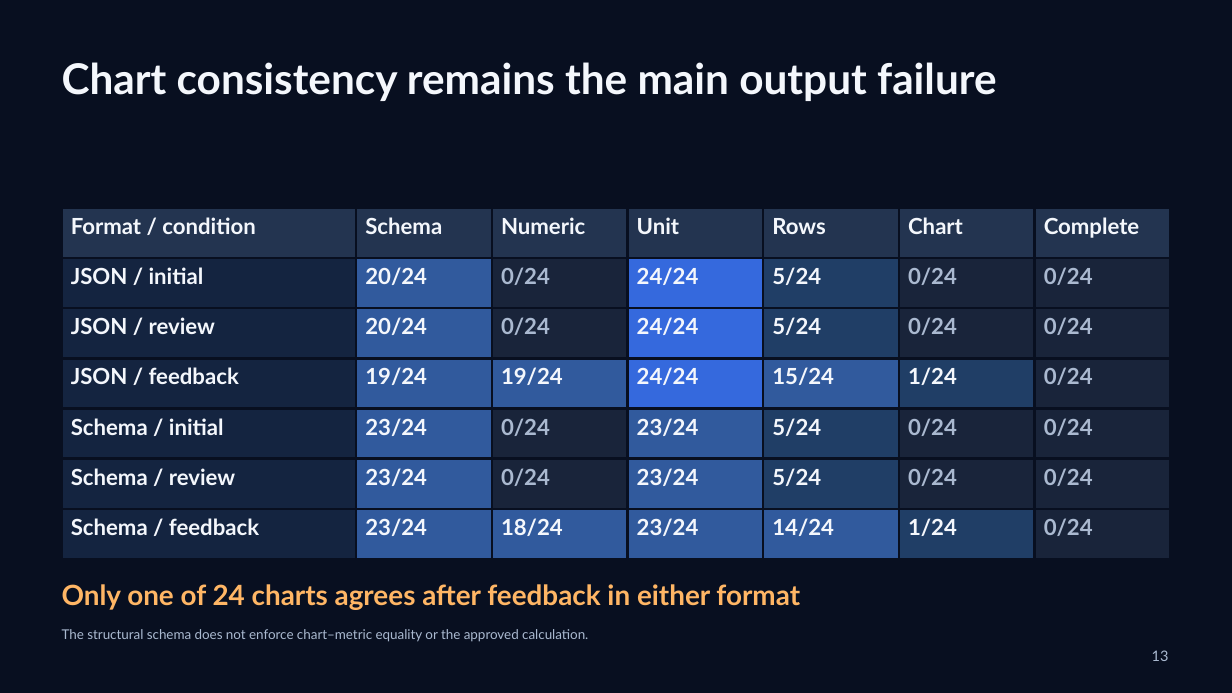
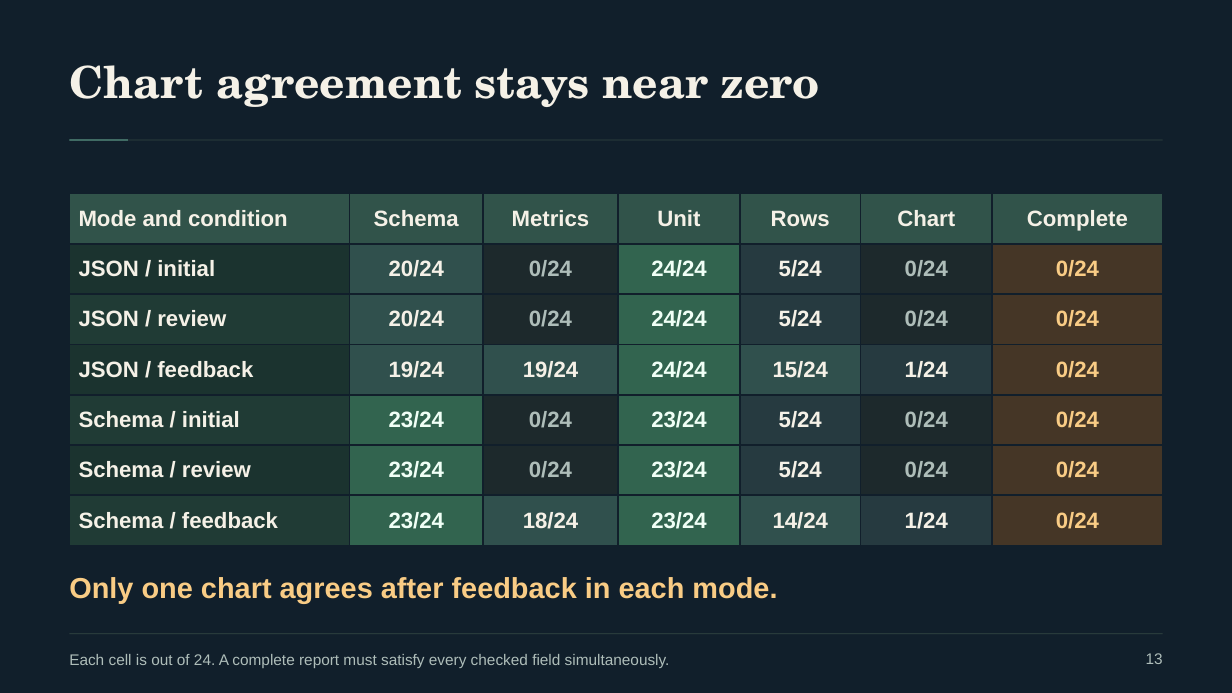
Before and after one commit to naazzarov/trustverify-ai-analysis, a slide deck: slide 13 of presentation/TrustVerify-Dark-Defense.pptx. Drawn at 1232x693 pixels with LibreOffice and Linux fonts; fonts in the diff are those of the drawing. Boxes give left, top, right and bottom in pixels: in the first picture for what was removed or moved away, otherwise in the second. Text is boxed around its words. In the diff, an @@ line names an element or a change of style, - is before the commit and + after.

```diff
--- a/presentation/TrustVerify-Dark-Defense.pptx
+++ b/presentation/TrustVerify-Dark-Defense.pptx
@@ background #080F20 to #111F2B @@
@@ text removed at [62, 62, 996, 101] @@
-Chart consistency remains the main output failure
@@ text added at [69, 65, 820, 107], 34.5 pt, text #F5F1E7, bold @@
+Chart agreement stays near zero
@@ rectangle added at [69, 140, 1163, 140], fill #354944 @@
@@ rectangle added at [69, 140, 128, 140], fill #81DFC0 @@
@@ table at [69, 193, 1163, 545] @@
-row 1, column 1: Format / condition
+row 1, column 1: Mode and condition
-row 1, column 3: Numeric
+row 1, column 3: Metrics
@@ fill #233450 to #31534A in row 1 @@
@@ fill #142440 to #1B332F in 3 cells @@
@@ fill #315A9D to #30504D in 7 cells @@
@@ fill #19243A to #1D292C in 8 cells @@
@@ fill #3569DD to #32644F in 3 cells @@
@@ fill #203E66 to #263A40 in 6 cells @@
@@ fill #19243A to #453626 in 6 cells @@
@@ fill #142440 to #203B35 in 3 cells @@
@@ fill #315A9D to #32644F in 6 cells @@
@@ font Lato to Arial @@
@@ text colour #F4F7FC to #F5F1E7 in "Schema", "Unit", "Rows", "Chart" and 20 more places @@
@@ text colour #AAB9D0 to #AEBDB9 in "0/24", "0/24", "0/24", "0/24" and 4 more places @@
@@ text colour #F4F7FC to #F0FFF6 in "24/24", "24/24", "24/24", "23/24" and 5 more places @@
@@ text colour #AAB9D0 to #F9CC85 in "0/24", "0/24", "0/24", "0/24" and 2 more places @@
@@ alignment left to centre @@
@@ borders changed @@
@@ table: place and size @@
-table at [62, 208, 1172, 559]
+table at [69, 193, 1163, 545]
@@ text at [69, 577, 777, 603]: text changed; size 21.8 to 22.5 pt; font Lato to Arial; text colour #FFB665 to #F9CC85 @@
-Only one of 24 charts agrees after feedback in either format
+Only one chart agrees after feedback in each mode.
@@ text at [69, 654, 670, 668]: text changed; size 10.5 to 12 pt; font Lato to Arial; text colour #AAB9D0 to #AEBDB9 @@
-The structural schema does not enforce chart–metric equality or the approved calculation.
+Each cell is out of 24. A complete report must satisfy every checked field simultaneously.
@@ rectangle added at [69, 633, 1163, 634], fill #354944 @@
@@ text "13" at [1146, 653, 1163, 664]: size 11.2 to 12 pt, font Lato to Arial, text colour #AAB9D0 to #AEBDB9 @@
```
Also in this commit, not shown: 16 other slides changed, 5 slides added, 5 slides removed, 8 other files.
